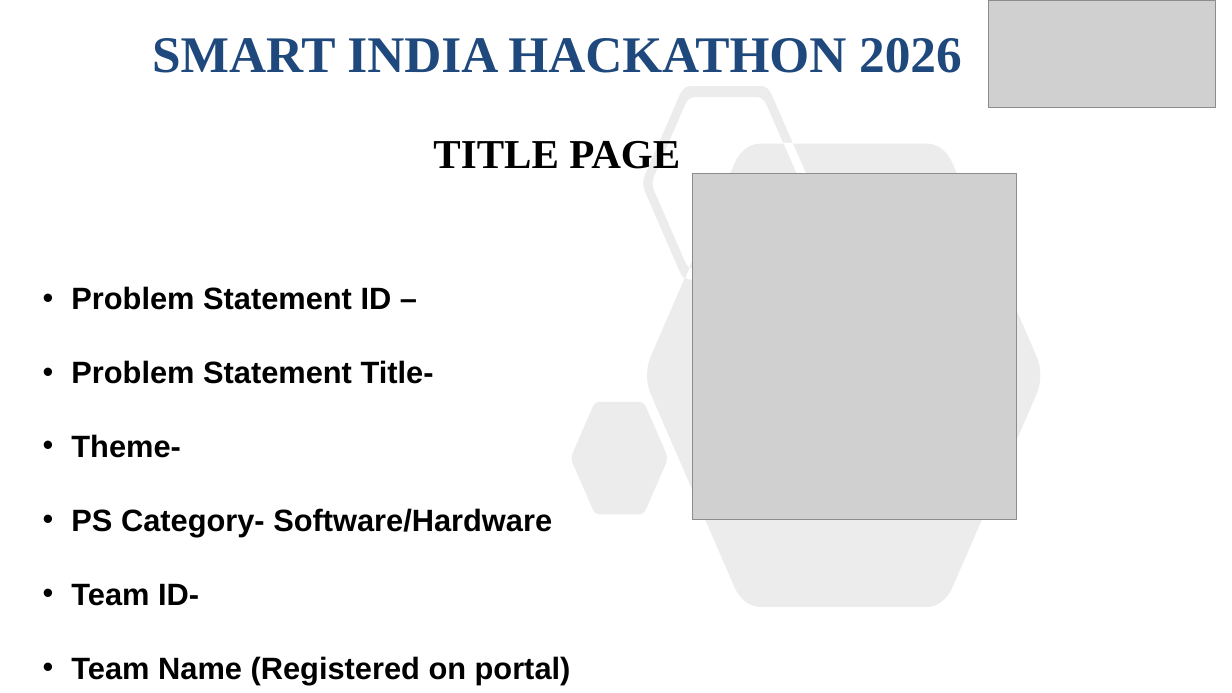
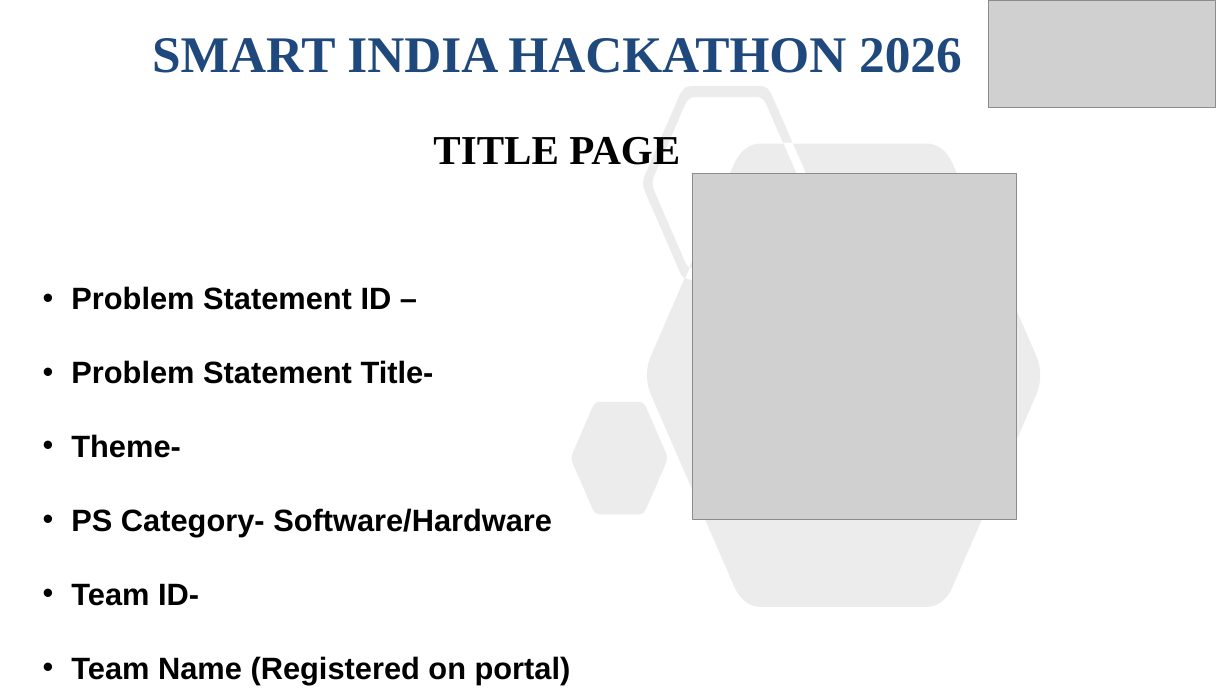
Before and after one commit to Sri-Ram143/SIH-2K26, a slide deck: slide 1 of SIH26036-presentation.pptx. Drawn at 1232x693 pixels with LibreOffice and Linux fonts; fonts in the diff are those of the drawing; grey boxes stand for pictures. Boxes give left, top, right and bottom in pixels: in the first picture for what was removed or moved away, otherwise in the second. Text is boxed around its words. In the diff, an @@ line names an element or a change of style, - is before the commit and + after.

```diff
--- a/SIH26036-presentation.pptx
+++ b/SIH26036-presentation.pptx
@@ subtitle "TITLE PAGE": place and size @@
-subtitle "TITLE PAGE" at bbox=[433, 140, 680, 169]
+subtitle "TITLE PAGE" at bbox=[433, 136, 680, 165]
@@ freeform shape at bbox=[572, 86, 1041, 607]: outline redrawn @@
```
Also in this commit, not shown: 2 other slides changed.
